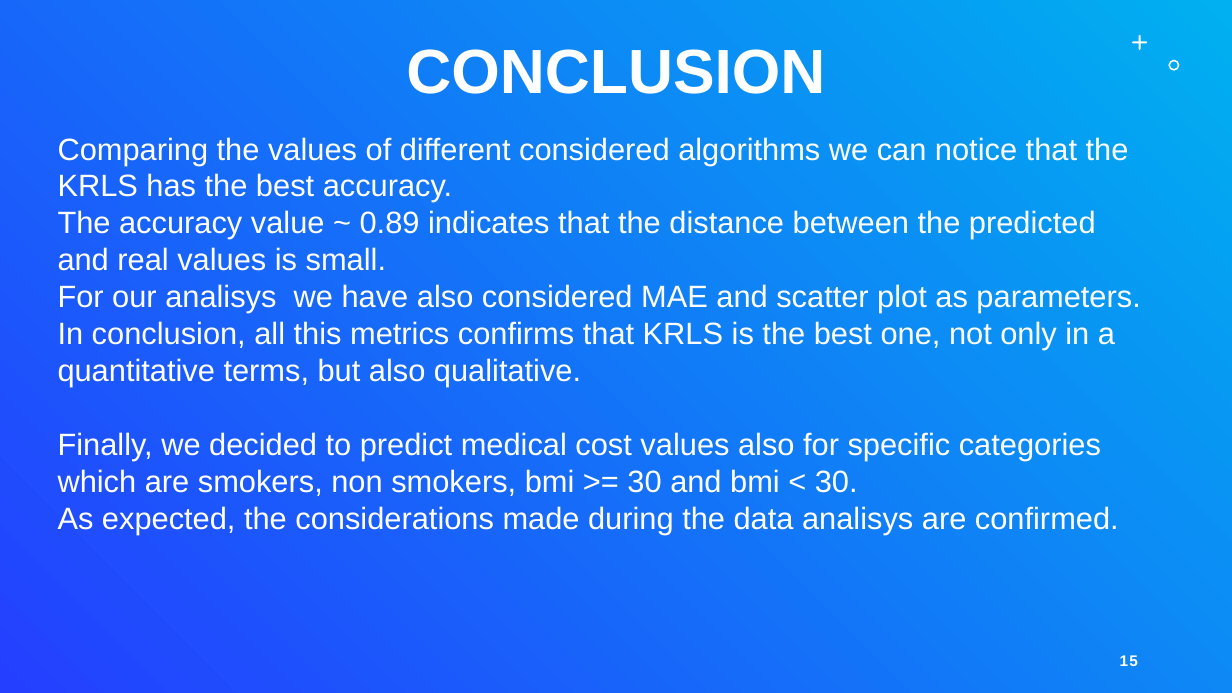
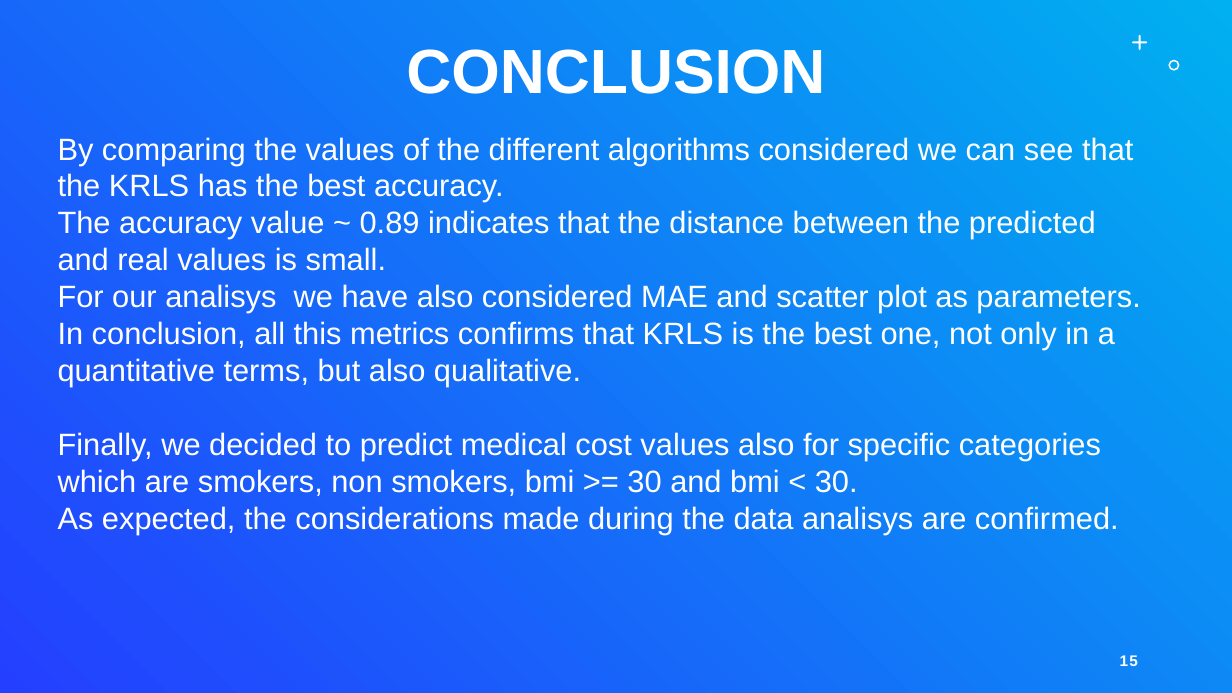
Before and after one commit to Matteo-Salv/mlda-project, a slide deck: slide 15 of presentazioneMLDA.pptx. Drawn at 1232x693 pixels with LibreOffice and Linux fonts; fonts in the diff are those of the drawing. Boxes give left, top, right and bottom in pixels: in the first picture for what was removed or moved away, otherwise in the second. Text is boxed around its words. In the diff, an @@ line names an element or a change of style, - is before the commit and + after.

Commit message:
sistemato refuso nella pagina delle conclusioni

```diff
--- a/presentazioneMLDA.pptx
+++ b/presentazioneMLDA.pptx
@@ text at (x1=58, y1=137, x2=1133, y2=202): text changed @@
-Comparing the values of different considered algorithms we can notice that the KRLS has the best accuracy.
+By comparing the values of the different algorithms considered we can see that the KRLS has the best accuracy.
```
